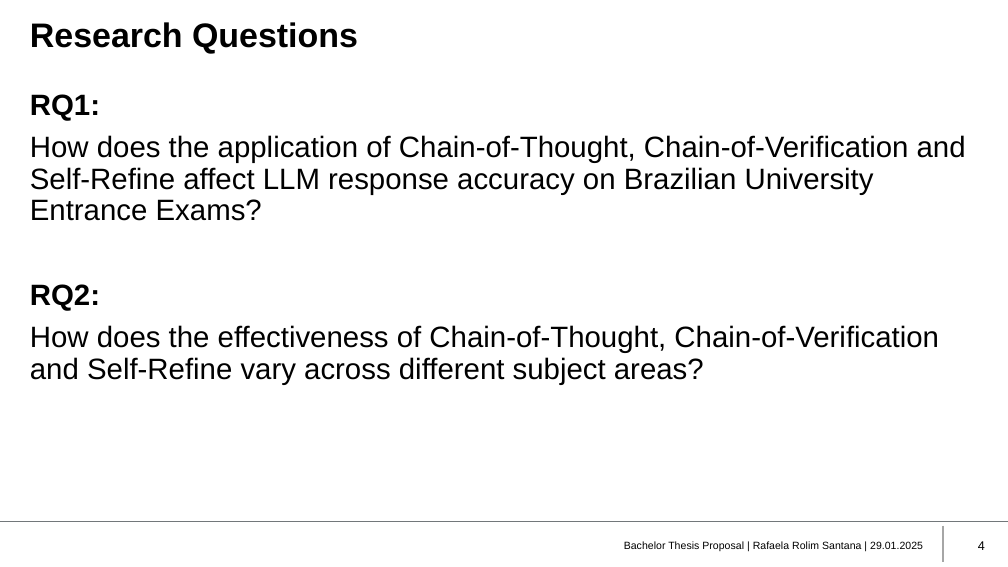
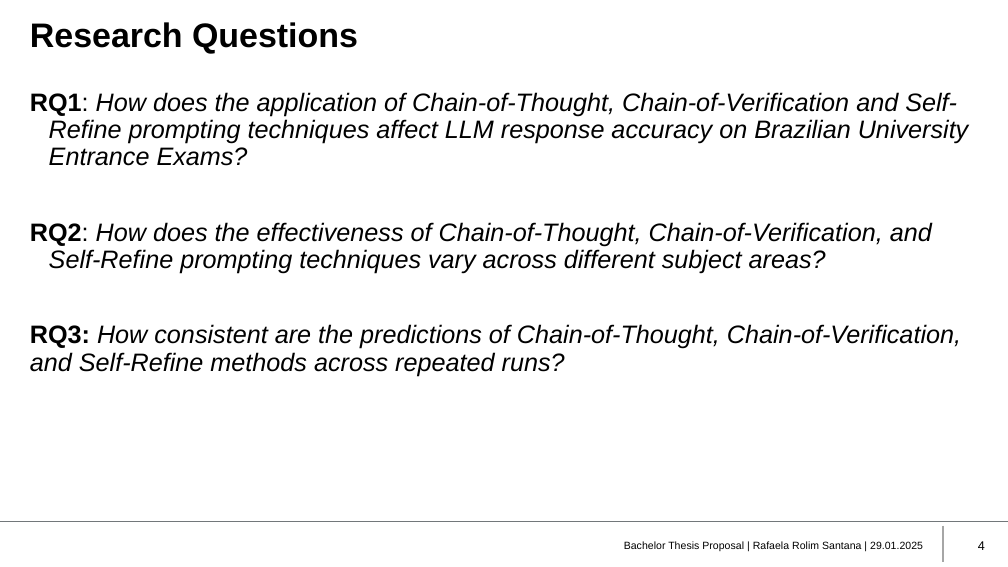
Before and after one commit to rafaelasantana/bachelor-thesis, a slide deck: slide 4 of QualityGates/QualityGate2_RafaelaRolimSantana/QG2-presentation.pptx. Drawn at 1008x567 pixels with LibreOffice and Linux fonts; fonts in the diff are those of the drawing; background and template pictures are left out. Boxes give left, top, right and bottom in pixels: in the first picture for what was removed or moved away, otherwise in the second. Text is boxed around its words. In the diff, an @@ line names an element or a change of style, - is before the commit and + after.

```diff
--- a/QualityGates/QualityGate2_RafaelaRolimSantana/QG2-presentation.pptx
+++ b/QualityGates/QualityGate2_RafaelaRolimSantana/QG2-presentation.pptx
@@ text at box(30, 92, 969, 376): text changed; size 21 to 18 pt; italic on @@
-RQ1:
-How does the application of Chain-of-Thought, Chain-of-Verification and Self-Refine affect LLM response accuracy on Brazilian University Entrance Exams?
-RQ2:
-How does the effectiveness of Chain-of-Thought, Chain-of-Verification and Self-Refine vary across different subject areas?
+RQ1: How does the application of Chain-of-Thought, Chain-of-Verification and Self-Refine prompting techniques affect LLM response accuracy on Brazilian University Entrance Exams?
+RQ2: How does the effectiveness of Chain-of-Thought, Chain-of-Verification, and Self-Refine prompting techniques vary across different subject areas?
+RQ3: How consistent are the predictions of Chain-of-Thought, Chain-of-Verification, and Self-Refine methods across repeated runs?
```
Also in this commit, not shown: 8 other slides changed, 2 slides removed, 28 other files.
